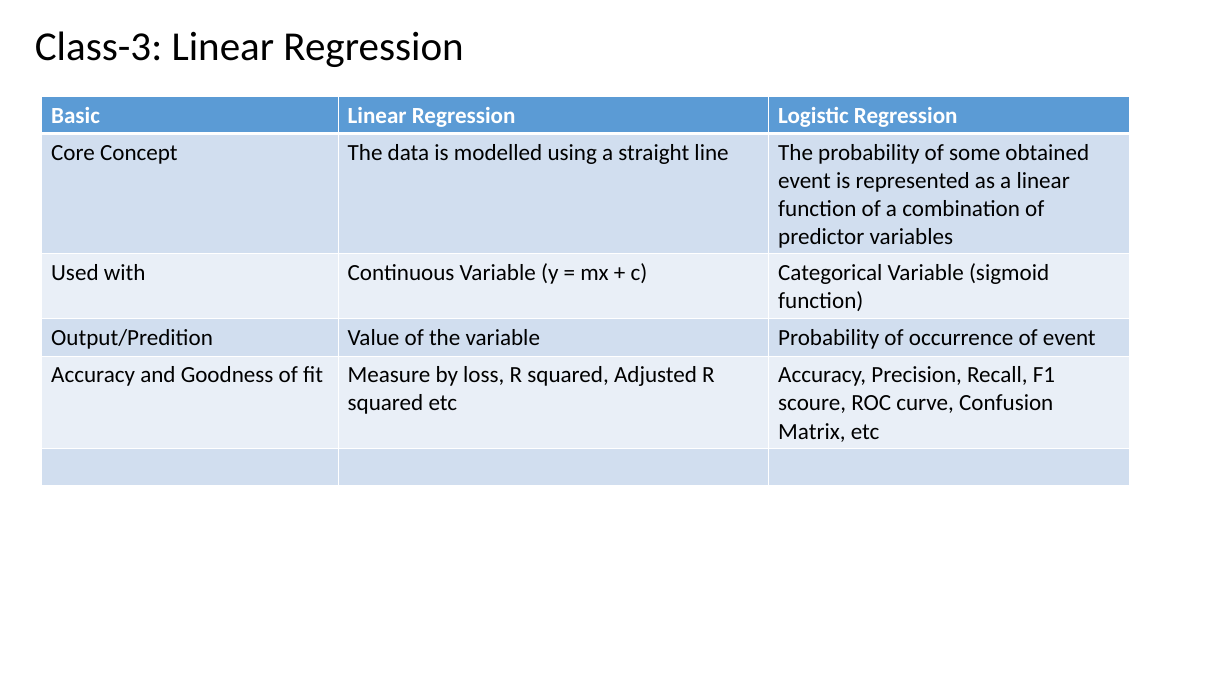
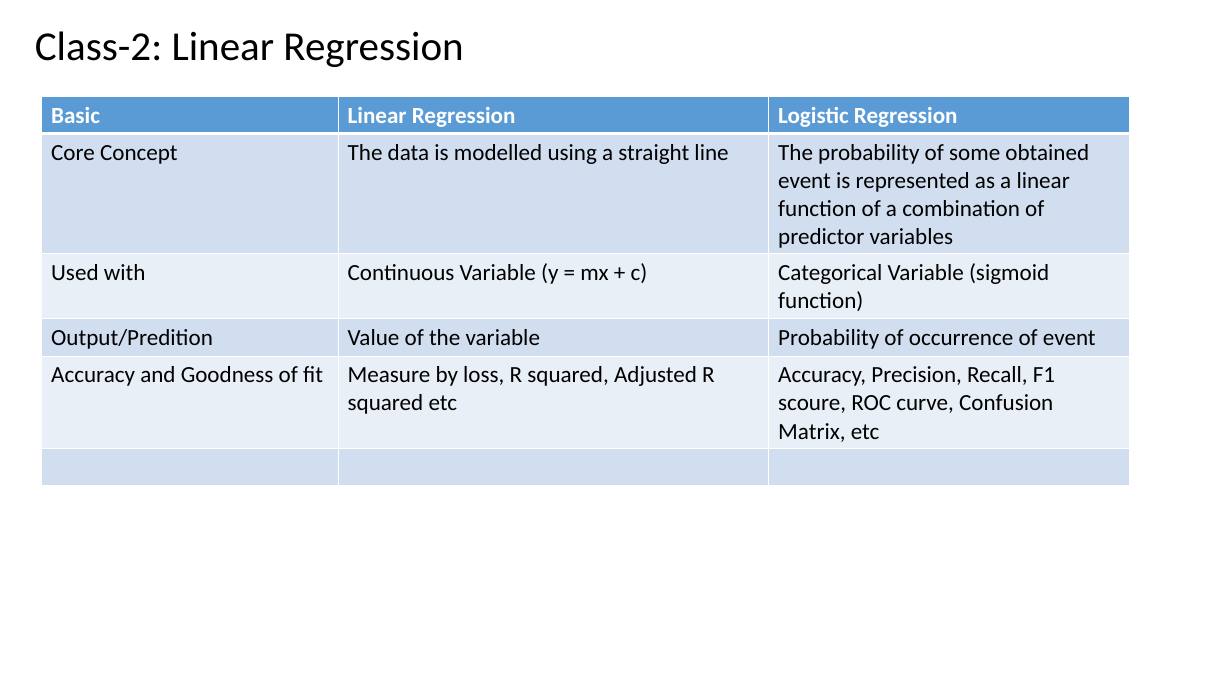
Before and after one commit to renshan2/accesspy, a slide deck: slide 31 of AI-ML-DL/Machine Learning.pptx. Drawn at 1232x693 pixels with LibreOffice and Linux fonts; fonts in the diff are those of the drawing. Boxes give left, top, right and bottom in pixels: in the first picture for what was removed or moved away, otherwise in the second. Text is boxed around its words. In the diff, an @@ line names an element or a change of style, - is before the commit and + after.

```diff
--- a/AI-ML-DL/Machine Learning.pptx
+++ b/AI-ML-DL/Machine Learning.pptx
@@ text at bbox=[35, 31, 463, 67]: text changed @@
-Class-3: Linear Regression
+Class-2: Linear Regression
```
Also in this commit, not shown: 12 other slides changed, 2 slides added, 2 other files.
